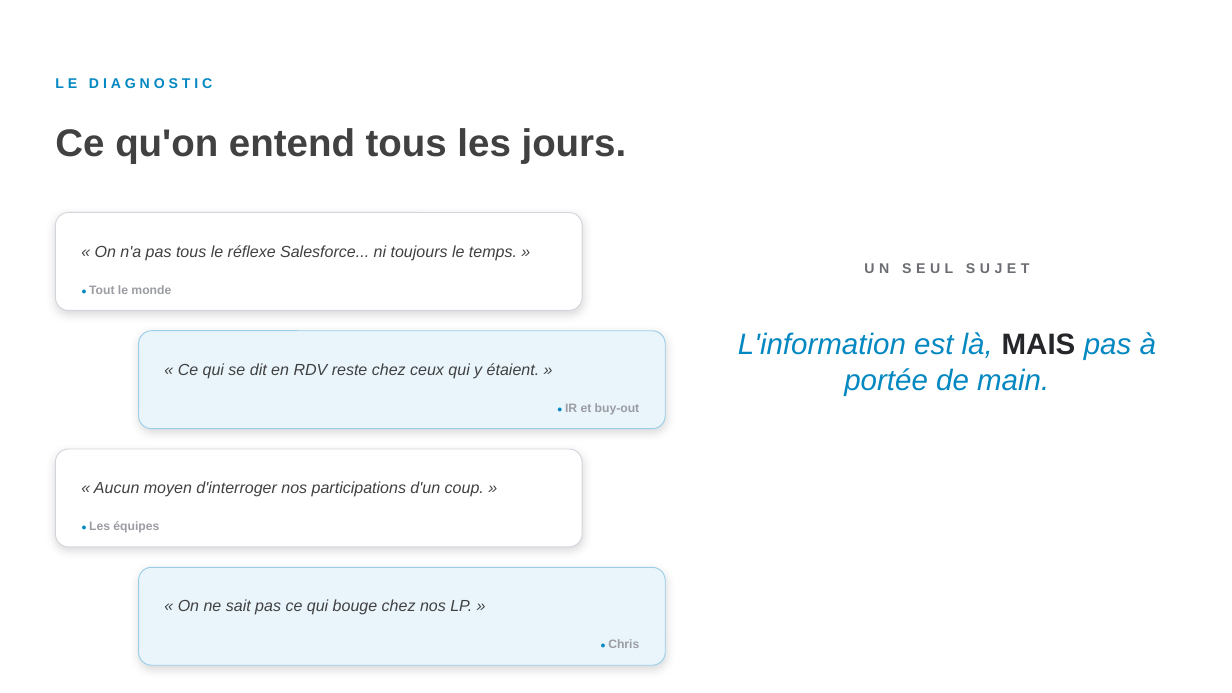
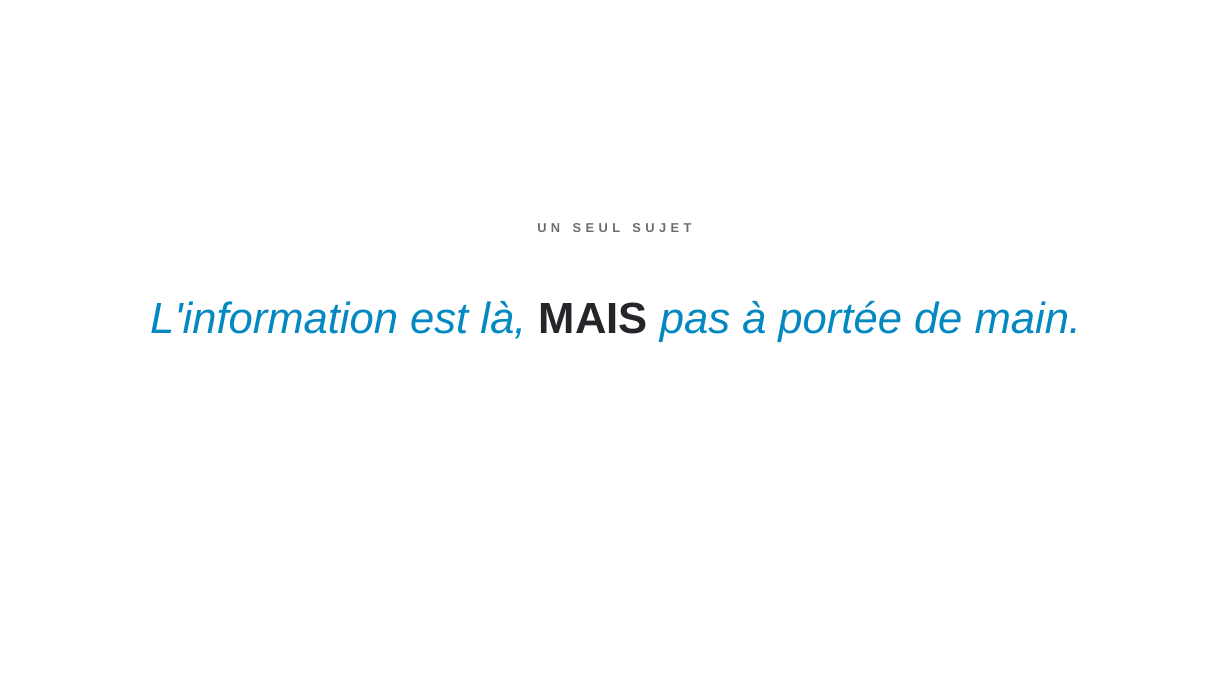
Before and after one commit to felixuniversityca-svg/task-dashboard, a slide deck: slide 14 of LIA-concretement-CC-anime.pptx. Drawn at 1232x693 pixels with LibreOffice and Linux fonts; fonts in the diff are those of the drawing. Boxes give left, top, right and bottom in pixels: in the first picture for what was removed or moved away, otherwise in the second. Text is boxed around its words. In the diff, an @@ line names an element or a change of style, - is before the commit and + after.

```diff
--- a/LIA-concretement-CC-anime.pptx
+++ b/LIA-concretement-CC-anime.pptx
@@ text removed at (55, 78, 212, 88) @@
-LE DIAGNOSTIC
@@ text removed at (55, 128, 627, 163) @@
-Ce qu'on entend tous les jours.
@@ text "UN SEUL SUJET": place and size @@
-text "UN SEUL SUJET" at (864, 263, 1029, 273)
+text "UN SEUL SUJET" at (537, 223, 691, 232)
@@ text "UN SEUL SUJET" at (537, 223, 691, 232): size 11 to 10 pt @@
@@ rounded rectangle removed at (55, 213, 582, 311) @@
@@ text removed at (95, 245, 517, 261) @@
-« On n'a pas tous le réflexe Salesforce... ni toujours le temps. »
@@ text "L'information est là, MAIS pas ...": place and size @@
-text "L'information est là, MAIS pas ..." at (738, 332, 1156, 396)
+text "L'information est là, MAIS pas ..." at (150, 301, 1082, 342)
@@ text "L'information est là, MAIS pas ..." at (150, 301, 1082, 342): size 23 to 34 pt; line spacing 28pt to 40pt @@
@@ text removed at (89, 285, 171, 294) @@
-● Tout le monde
@@ rounded rectangle removed at (139, 331, 665, 429) @@
@@ text removed at (178, 363, 540, 379) @@
-« Ce qui se dit en RDV reste chez ceux qui y étaient. »
@@ text removed at (565, 403, 640, 415) @@
-● IR et buy-out
@@ rounded rectangle removed at (55, 449, 582, 547) @@
@@ text removed at (94, 481, 484, 497) @@
-« Aucun moyen d'interroger nos participations d'un coup. »
@@ text removed at (89, 521, 159, 533) @@
-● Les équipes
@@ rounded rectangle removed at (139, 567, 665, 665) @@
@@ text removed at (178, 599, 472, 615) @@
-« On ne sait pas ce qui bouge chez nos LP. »
@@ text removed at (608, 639, 639, 648) @@
-● Chris
```
Also in this commit, not shown: 39 other slides changed.
